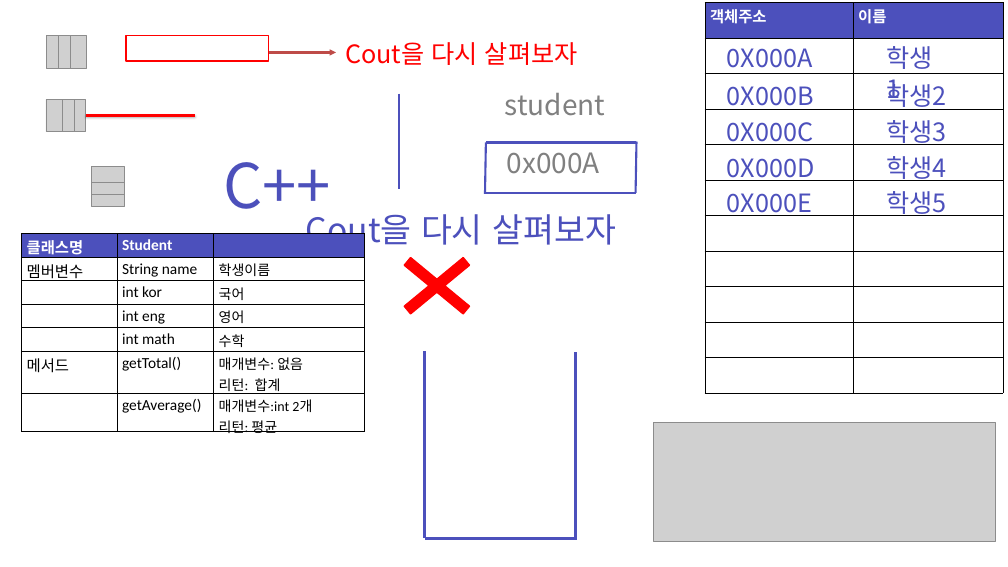
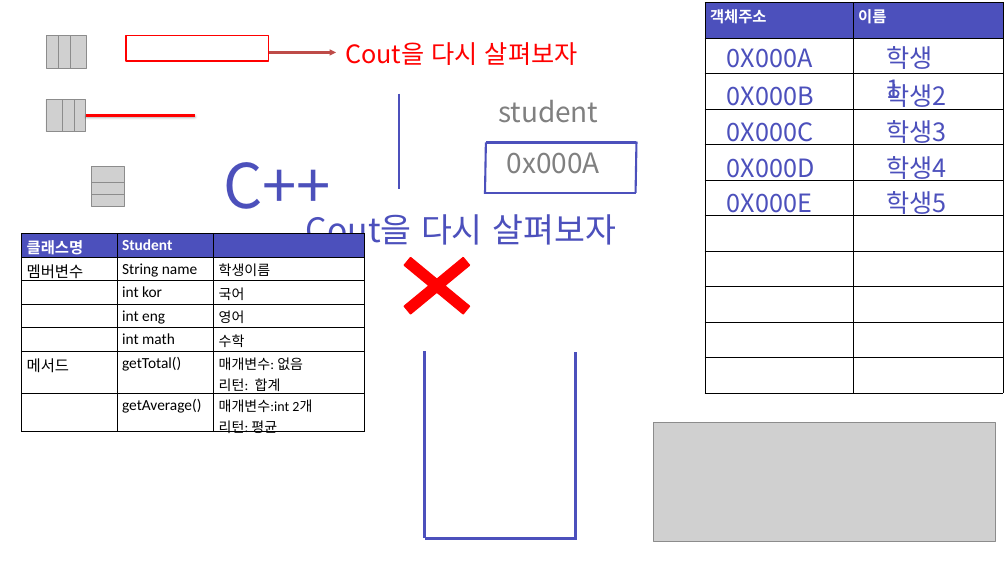
Before and after one commit to zest132/JavaLecture, a slide deck: slide 1 of JavaLecture/LectureFile/샘플.pptx. Drawn at 1008x567 pixels with LibreOffice and Linux fonts; fonts in the diff are those of the drawing; grey boxes stand for pictures. Boxes give left, top, right and bottom in pixels: in the first picture for what was removed or moved away, otherwise in the second. Text is boxed around its words. In the diff, an @@ line names an element or a change of style, - is before the commit and + after.

```diff
--- a/JavaLecture/LectureFile/샘플.pptx
+++ b/JavaLecture/LectureFile/샘플.pptx
@@ text "student": place and size @@
-text "student" at (505, 93, 605, 116)
+text "student" at (498, 100, 598, 123)
```
Also in this commit, not shown: 2 other files.
